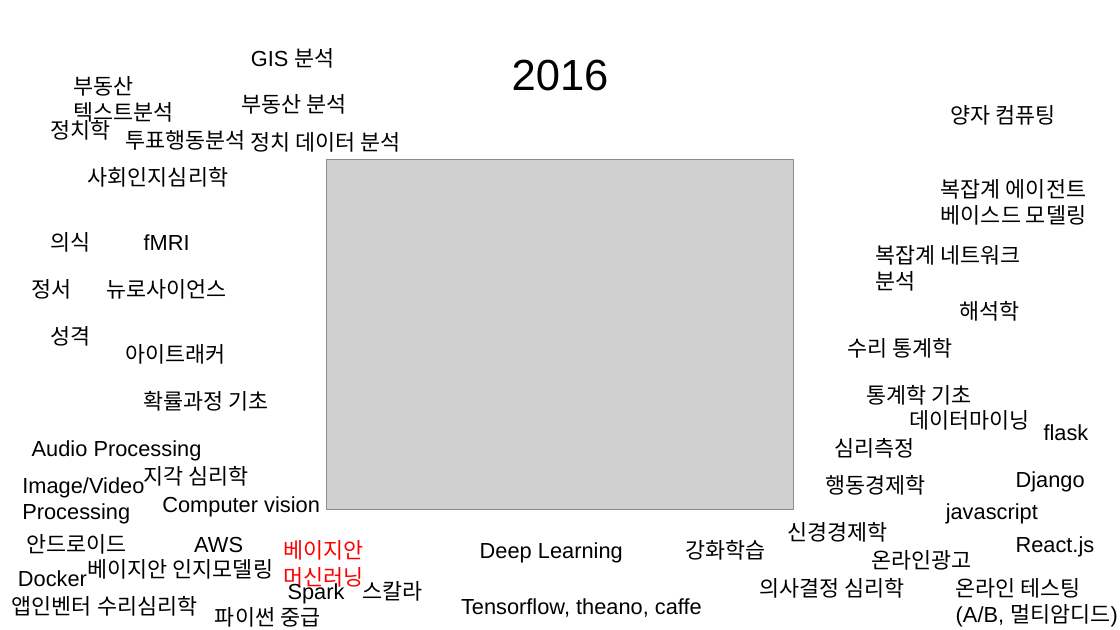
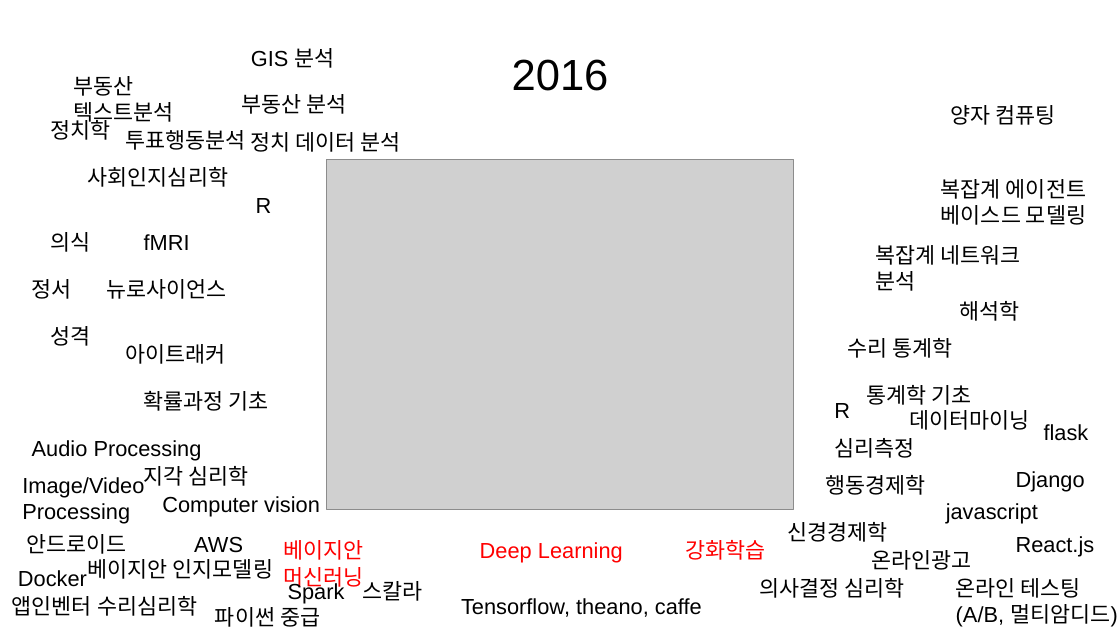
Before and after one commit to KaggleBreak/studybreak, a slide deck: slide 12 of 2017/presentation/study/싸이그래머_소개_스터디뽀개기2017.pptx. Drawn at 1120x630 pixels with LibreOffice and Linux fonts; fonts in the diff are those of the drawing; grey boxes stand for pictures. Boxes give left, top, right and bottom in pixels: in the first picture for what was removed or moved away, otherwise in the second. Text is boxed around its words. In the diff, an @@ line names an element or a change of style, - is before the commit and + after.

```diff
--- a/2017/presentation/study/싸이그래머_소개_스터디뽀개기2017.pptx
+++ b/2017/presentation/study/싸이그래머_소개_스터디뽀개기2017.pptx
@@ text added at (256, 198, 272, 213), 14 pt, text #000000 @@
+R
@@ text added at (834, 403, 850, 418), 14 pt, text #000000 @@
+R
@@ text "Deep Learning" at (480, 542, 623, 563): text colour #000000 to #FF0000 @@
@@ text "강화학습" at (685, 540, 765, 560): text colour #000000 to #FF0000 @@
```
Also in this commit, not shown: 3 other slides changed, 16 slides added, 7 other files.
